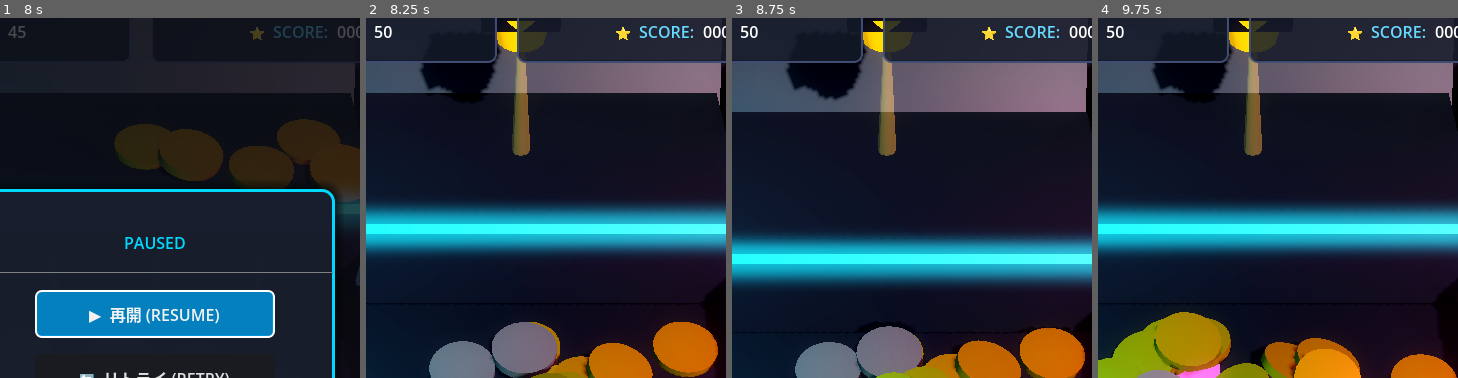
Above: before the commit, frames 1-4 (left to right).
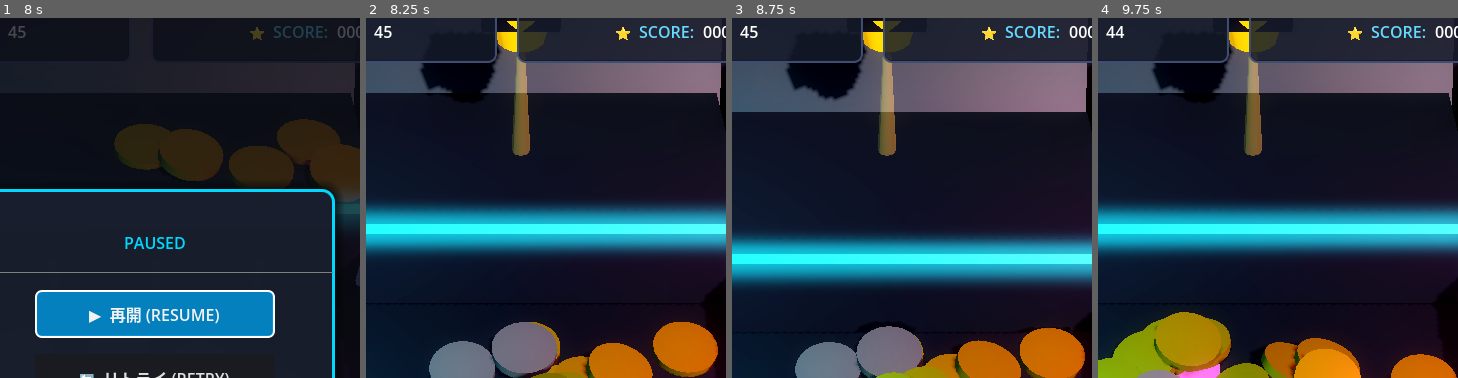
Above: after the commit, the same moments.

Repository: u1e2k/chalinchalin
Game: Godot game, scene res://scenes/Main.tscn
The game is run twice, just before and just after one commit, with the same random seed, the same clock (stepped at 60 frames per second) and the same inputs.
Inputs:
- Up to frame 1 (8 s): tap Enter (ui_accept) at 0.5, 0.77, 1.52, 4.52, 5.27, 6.77 s; hold Right (move_right) 0.53-1.28 s; hold P (btn_start) 0.53-1.28 s; hold Left (move_left) 1.28-2 s; tap Space (action_accept) at 1.35 s; tap P (btn_start) at 1.55, 4.35, 5.3, 6.6 s; click "▶ 再開 (RESUME)" at 2 s; hold Right (move_right) 2.78-3.5 s; hold P (btn_start) 2.78-3.5 s; click "▶ 再開 (RESUME)" at 3.5 s; hold Right (move_right) 4.28-5.03 s; hold Left (move_left) 5.03-5.75 s; hold Space (action_accept) 5.03-5.75 s; click "▶ 再開 (RESUME)" at 5.75 s; hold Left (move_left) from 6.53 s (still down); hold P (btn_start) from 7.28 s (still down)
- Up to frame 2 (8.25 s): release Left (move_left) at 8 s; release P (btn_start) at 8 s; click "🔄 リトライ (RETRY)" at 8 s
- Up to frame 3 (8.75 s): no input
- Up to frame 4 (9.75 s): hold Right (move_right) 8.78-9.5 s; tap Space (action_accept) at 8.85 s; tap Enter (ui_accept) at 9.02 s; tap P (btn_start) at 9.05 s; click "🔄 リトライ (RETRY)" at 9.5 s
The pictures show only the part of the screen within x 28-78%, y 4-54%; the shares and areas given below are measured in that part.

Frame 1 is identical in both runs. In frame 2, 0.1% of the frame differs, in the area x 2-8%, y 2-6%; in frame 3, 0.1%; in frame 4, 0.1%.

Commit message:
feat: implement save system, coin recovery, and HUD with dynamic UI notifications

Diff:
--- a/scripts/HUD.gd
+++ b/scripts/HUD.gd
@@ -1,6 +1,7 @@
 class_name HUD
 extends Control
 
+@onready var coin_panel: PanelContainer = $TopBar/HBox/CoinPanel
 @onready var coin_label: Label = $TopBar/HBox/CoinPanel/HBox/CoinLabel
 @onready var score_label: Label = $TopBar/HBox/ScorePanel/HBox/ScoreLabel
 @onready var floating_container: Control = $FloatingContainer
@@ -32,6 +33,25 @@
 			score_label.scale = Vector2(1.2, 1.2)
 			tween.tween_property(score_label, "scale", Vector2.ONE, 0.15).set_trans(Tween.TRANS_BACK).set_ease(Tween.EASE_OUT)
 
+func show_recovery_notice(amount: int = 1) -> void:
+	var label := Label.new()
+	label.text = "⚡ RECOVERY +%d" % amount
+	label.modulate = Color(0.25, 1.0, 0.6, 1.0) # Emerald neon
+	label.add_theme_font_size_override("font_size", 16)
+	label.add_theme_color_override("font_shadow_color", Color(0, 0, 0, 0.9))
+	label.add_theme_constant_override("shadow_offset_x", 1)
+	label.add_theme_constant_override("shadow_offset_y", 1)
+
+	# Position directly beneath CoinPanel
+	var base_pos := Vector2(80.0, 72.0)
+	label.position = base_pos
+	floating_container.add_child(label)
+
+	var tween := create_tween().set_parallel(true)
+	tween.tween_property(label, "position:y", base_pos.y + 18.0, 0.85).set_trans(Tween.TRANS_QUAD).set_ease(Tween.EASE_OUT)
+	tween.tween_property(label, "modulate:a", 0.0, 0.85).set_delay(0.2)
+	tween.chain().tween_callback(label.queue_free)
+
 func show_floating_text(text: String, color: Color = Color.YELLOW, screen_pos: Vector2 = Vector2.ZERO) -> void:
 	var label := Label.new()
 	label.text = text
--- a/scripts/Main.gd
+++ b/scripts/Main.gd
@@ -3,6 +3,7 @@
 
 const CoinScript = preload("res://scripts/Coin.gd")
 const SoundManagerClass = preload("res://scripts/SoundManager.gd")
+const SaveManagerClass = preload("res://scripts/SaveManager.gd")
 
 @export var initial_coins: int = 50
 @export var max_active_coins: int = 120
@@ -13,6 +14,7 @@
 
 var current_coins: int = 50
 var current_score: int = 0
+var high_score: int = 0
 var total_coins_won: int = 0
 var is_game_over: bool = false
 var combo_count: int = 0
@@ -35,9 +37,13 @@
 var coin_scene: PackedScene = preload("res://scenes/Coin.tscn")
 
 func _ready() -> void:
-	current_coins = initial_coins
+	# Load saved progress (Coins & Stats Persistence)
+	var save_data = SaveManagerClass.load_game()
+	current_coins = save_data.get("coins", initial_coins)
+	high_score = save_data.get("high_score", 0)
+	total_coins_won = save_data.get("total_coins_won", 0)
+
 	current_score = 0
-	total_coins_won = 0
 	is_game_over = false
 
 	# Connect signals
@@ -71,6 +77,15 @@
 	# Populate board with initial starting coins
 	_spawn_initial_board_coins()
 
+func _notification(what: int) -> void:
+	if what == NOTIFICATION_WM_CLOSE_REQUEST or what == NOTIFICATION_APPLICATION_PAUSED or what == NOTIFICATION_APPLICATION_FOCUS_OUT:
+		_save_game()
+
+func _save_game() -> void:
+	if current_score > high_score:
+		high_score = current_score
+	SaveManagerClass.save_game(current_coins, high_score, total_coins_won)
+
 func _process(delta: float) -> void:
 	if is_game_over or get_tree().paused:
 		return
@@ -87,9 +102,10 @@
 		if _recovery_timer >= recovery_interval:
 			_recovery_timer = 0.0
 			current_coins += 1
+			_save_game()
 			if hud:
 				hud.update_coins(current_coins, true)
-				hud.show_floating_text("+1 COIN (RECOVERY)", Color(0.3, 1.0, 0.6))
+				hud.show_recovery_notice(1)
 			if coin_shooter:
 				coin_shooter.set("can_fire", true)
 	else:
@@ -98,6 +114,7 @@
 	# Handle Pause input
 	if Input.is_action_just_pressed("ui_pause") or Input.is_action_just_pressed("btn_start"):
 		if pause_menu and not pause_menu.visible and game_over_menu and not game_over_menu.visible:
+			_save_game()
 			pause_menu.open_menu()
 
 func _on_coin_spawned_by_shooter(coin: Node3D) -> void:
@@ -110,6 +127,7 @@
 		hud.update_coins(current_coins)
 
 	_register_coin(coin)
+	_save_game()
 
 	# Cap management
 	_enforce_coin_cap()
@@ -144,6 +162,7 @@
 		current_coins += gain_coins
 		current_score += gain_score
 		total_coins_won += gain_coins
+		_save_game()
 
 		if hud:
 			hud.update_coins(current_coins, true)
@@ -192,7 +211,9 @@
 		_register_coin(coin)
 
 func _restart_game() -> void:
+	_save_game()
 	get_tree().reload_current_scene()
 
 func _quit_game() -> void:
+	_save_game()
 	get_tree().quit()
--- /dev/null
+++ b/scripts/SaveManager.gd
@@ -0,0 +1,48 @@
+class_name SaveManager
+extends RefCounted
+
+const SAVE_PATH = "user://save_data.json"
+
+static func save_game(coins: int, high_score: int, total_won: int) -> void:
+	var data = {
+		"coins": coins,
+		"high_score": high_score,
+		"total_coins_won": total_won,
+		"version": 1
+	}
+	var file = FileAccess.open(SAVE_PATH, FileAccess.WRITE)
+	if file:
+		var json_str = JSON.stringify(data, "\t")
+		file.store_string(json_str)
+		file.close()
+
+static func load_game() -> Dictionary:
+	var default_data = {
+		"coins": 50,
+		"high_score": 0,
+		"total_coins_won": 0
+	}
+	if not FileAccess.file_exists(SAVE_PATH):
+		return default_data
+
+	var file = FileAccess.open(SAVE_PATH, FileAccess.READ)
+	if not file:
+		return default_data
+
+	var json_str = file.get_as_text()
+	file.close()
+
+	var json = JSON.new()
+	var parse_result = json.parse(json_str)
+	if parse_result == OK and json.data is Dictionary:
+		var loaded: Dictionary = json.data
+		var result = default_data.duplicate()
+		if loaded.has("coins"):
+			result["coins"] = int(loaded["coins"])
+		if loaded.has("high_score"):
+			result["high_score"] = int(loaded["high_score"])
+		if loaded.has("total_coins_won"):
+			result["total_coins_won"] = int(loaded["total_coins_won"])
+		return result
+
+	return default_data
--- a/tests/test_gameplay.gd
+++ b/tests/test_gameplay.gd
@@ -12,14 +12,14 @@
 	if not root_node or not root_node.is_node_ready():
 		return false
 
-	# Frame 15: Verify initial state
+	# Frame 15: Verify initial state & loaded coins
 	if frame_count == 15:
-		print("[TEST] Initial coins: %d" % root_node.current_coins)
-		assert(root_node.current_coins == 50, "Initial coins must be 50")
+		print("[TEST] Current coins: %d" % root_node.current_coins)
+		assert(root_node.current_coins > 0, "Coins must be positive from save or initial")
 		print("[TEST] Active board coins count: %d" % root_node._active_coins.size())
 		assert(root_node._active_coins.size() == 40, "Initial coins on board should be 40 (28 lower + 12 upper)")
 
-	# Frame 25: Test Coin Recovery System
+	# Frame 25: Test Coin Recovery System & HUD Notice
 	if frame_count == 25:
 		print("[TEST] Testing Coin Recovery System...")
 		root_node.current_coins = 5
@@ -70,15 +70,25 @@
 		else:
 			print("[TEST] TestLoseCoin has been collected and freed!")
 
-	# Frame 100: Test Pause Menu opening
-	if frame_count == 100:
+	# Frame 95: Test SaveManager save and load
+	if frame_count == 95:
+		print("[TEST] Testing SaveManager persistence...")
+		var SaveManagerClass = preload("res://scripts/SaveManager.gd")
+		SaveManagerClass.save_game(77, 12340, 500)
+		var loaded = SaveManagerClass.load_game()
+		assert(loaded["coins"] == 77, "Saved coins should be 77")
+		assert(loaded["high_score"] == 12340, "Saved high score should be 12340")
+		print("[TEST] Persistence save/load test passed!")
+
+	# Frame 105: Test Pause Menu opening
+	if frame_count == 105:
 		print("[TEST] Opening Pause Menu...")
 		root_node.pause_menu.open_menu()
 		assert(root_node.pause_menu.visible == true, "Pause menu should be visible")
 		assert(root.get_tree().paused == true, "Tree should be paused")
 
-	# Frame 105: Test A button on focused button
-	if frame_count == 105:
+	# Frame 110: Test A button on focused button
+	if frame_count == 110:
 		print("[TEST] Pressing A button on Pause Menu...")
 		var ev := InputEventAction.new()
 		ev.action = "action_accept"
@@ -87,9 +97,9 @@
 		assert(root_node.pause_menu.visible == false, "Pause menu should close on Resume press")
 		assert(root.get_tree().paused == false, "Tree should be unpaused")
 
-	# Frame 120: Success and quit
-	if frame_count >= 120:
-		print("[TEST] ALL AUTOMATED VERIFICATION TESTS (WINZONE + LOSEZONE) PASSED SUCCESSFULLY!")
+	# Frame 125: Success and quit
+	if frame_count >= 125:
+		print("[TEST] ALL AUTOMATED VERIFICATION TESTS (SAVE/LOAD + RECOVERY + ZONES) PASSED SUCCESSFULLY!")
 		quit(0)
 		return true
 
Binary file added: screenshots/rg_rotate_recovery.png
Not shown, added: scripts/SaveManager.gd.uid
Not shown, changed: README.md
